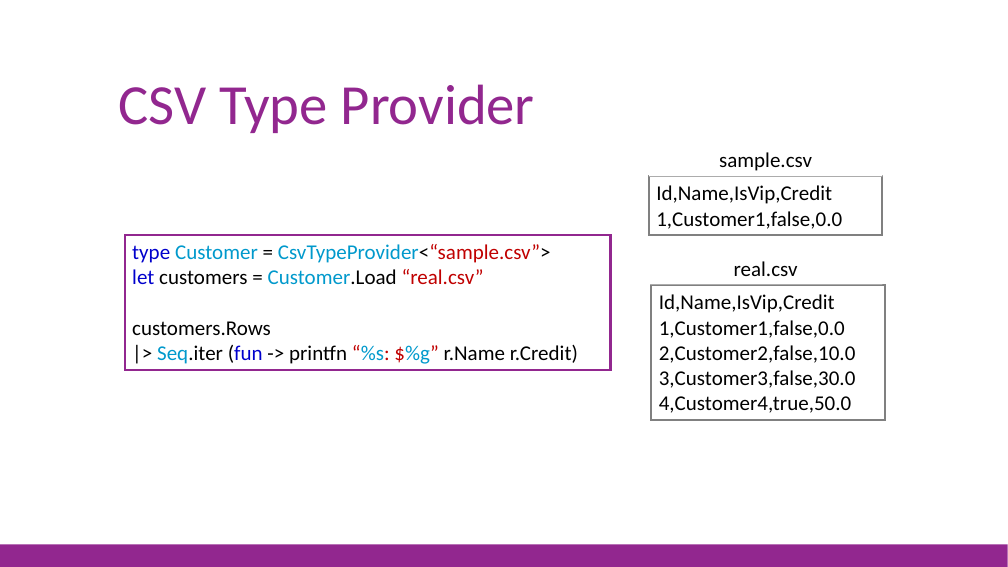
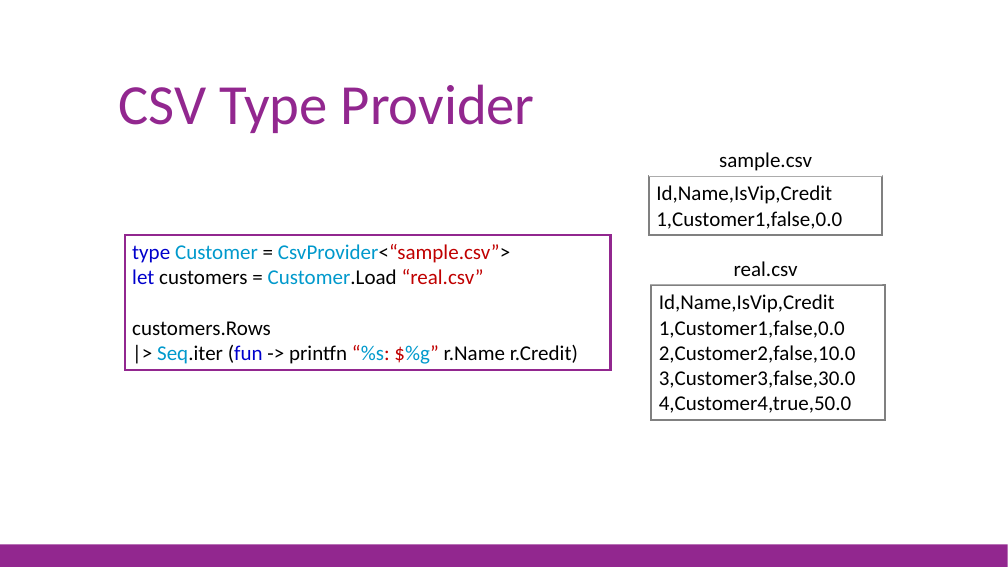
Before and after one commit to jorgef/fsharpworkshop, a slide deck: slide 78 of FSharpWorkshop_Slides.pptx. Drawn at 1008x567 pixels with LibreOffice and Linux fonts; fonts in the diff are those of the drawing. Boxes give left, top, right and bottom in pixels: in the first picture for what was removed or moved away, otherwise in the second. Text is boxed around its words. In the diff, an @@ line names an element or a change of style, - is before the commit and + after.

Commit message:
Updated type provider syntax on the slides

```diff
--- a/FSharpWorkshop_Slides.pptx
+++ b/FSharpWorkshop_Slides.pptx
@@ text in rectangle at (x1=132, y1=244, x2=510, y2=263): text changed @@
-type Customer = CsvTypeProvider<“sample.csv”>
+type Customer = CsvProvider<“sample.csv”>
```
Also in this commit, not shown: 1 other slide changed, 1 other file.
